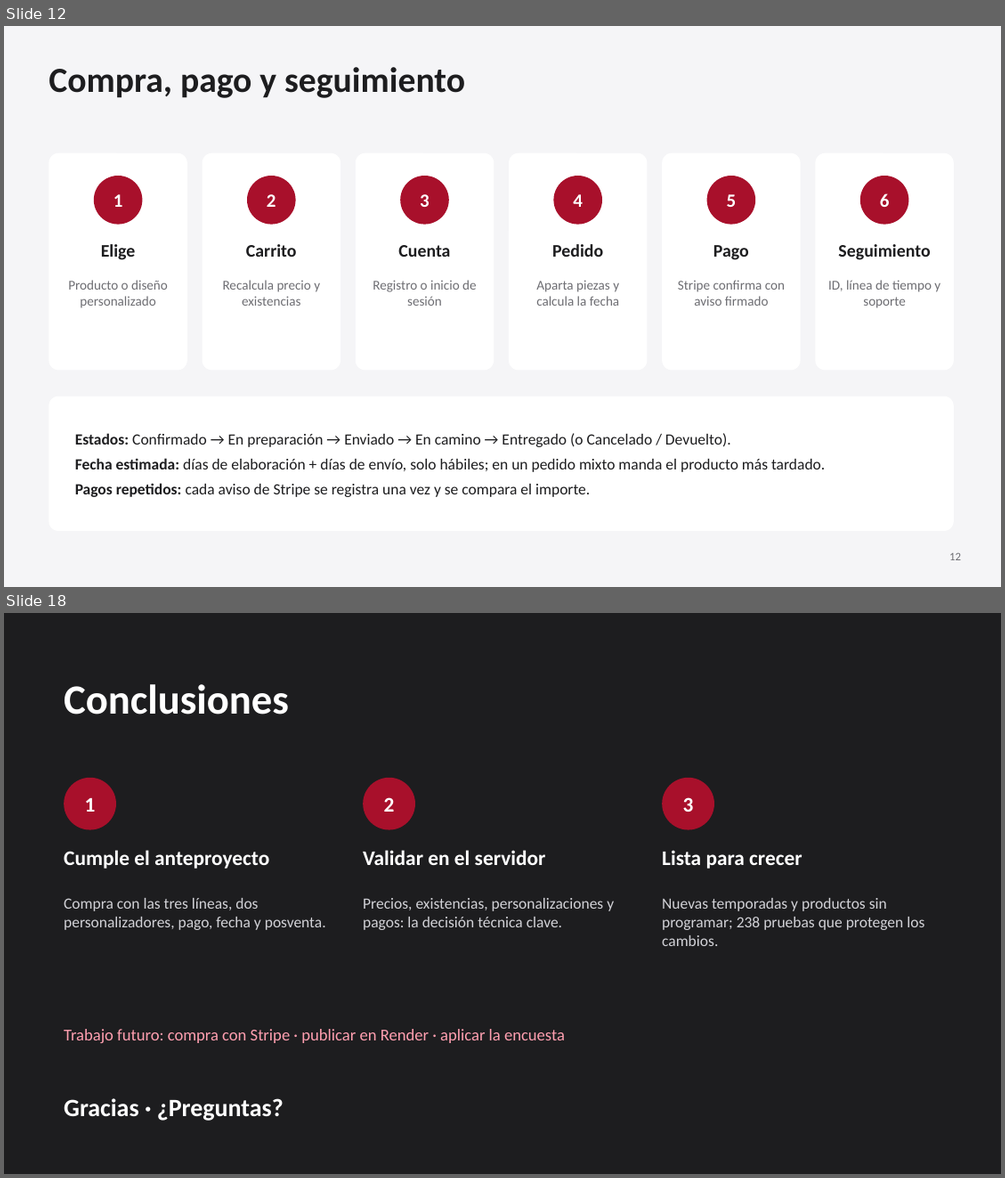
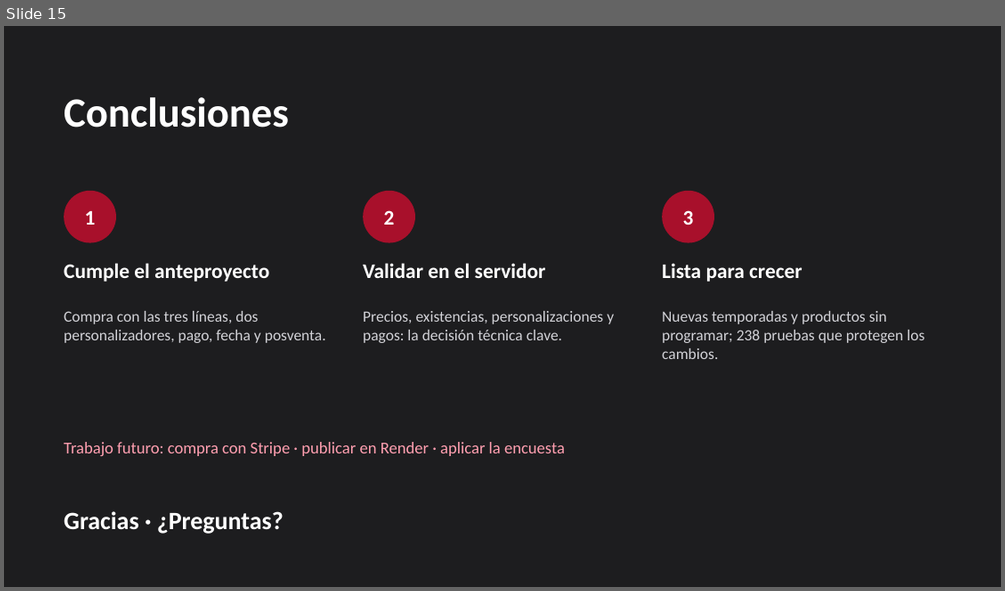
Before and after one commit to Josshuu13/TiendaWeb, a slide deck: docs/entrega/Pretexto-presentacion.pptx. Shown one above the other, each under a label of ours: slides 12 and 18 before the commit, slide 15 after it; the slides between them are not shown. The pictures are 1005x1178 and 1005x591 pixels, drawn with LibreOffice and Linux fonts; fonts in the diff are those of the drawing. Boxes give left, top, right and bottom in pixels: in the first picture for what was removed or moved away, otherwise in the second. Text is boxed around its words. In the diff, an @@ line names an element or a change of style, - is before the commit and + after.

```diff
--- a/docs/entrega/Pretexto-presentacion.pptx
+++ b/docs/entrega/Pretexto-presentacion.pptx
@@ slide 12 removed at [4, 26, 1001, 587], background #F5F5F7 @@
@@ title removed at [48, 67, 465, 98] @@
-Compra, pago y seguimiento
@@ rounded rectangle removed at [48, 153, 187, 370] @@
@@ rounded rectangle removed at [202, 153, 340, 370] @@
@@ rounded rectangle removed at [356, 153, 494, 370] @@
@@ rounded rectangle removed at [509, 153, 647, 370] @@
@@ rounded rectangle removed at [662, 153, 801, 370] @@
@@ rounded rectangle removed at [816, 153, 954, 370] @@
@@ ellipse removed at [94, 176, 142, 224] @@
-1
@@ ellipse removed at [247, 176, 296, 224] @@
-2
@@ ellipse removed at [400, 176, 449, 224] @@
-3
@@ ellipse removed at [554, 176, 602, 224] @@
-4
@@ ellipse removed at [707, 176, 755, 224] @@
-5
@@ ellipse removed at [860, 176, 909, 224] @@
-6
@@ text removed at [101, 244, 136, 260] @@
-Elige
@@ text removed at [246, 244, 297, 257] @@
-Carrito
@@ text removed at [398, 245, 450, 257] @@
-Cuenta
@@ text removed at [552, 244, 603, 257] @@
-Pedido
@@ text removed at [713, 245, 749, 260] @@
-Pago
@@ text removed at [838, 244, 930, 260] @@
-Seguimiento
@@ text removed at [68, 280, 168, 308] @@
-Producto o diseño personalizado
@@ text removed at [223, 280, 320, 305] @@
-Recalcula precio y existencias
@@ text removed at [372, 280, 476, 305] @@
-Registro o inicio de sesión
@@ text removed at [536, 280, 619, 305] @@
-Aparta piezas y calcula la fecha
@@ text removed at [678, 280, 785, 305] @@
-Stripe confirma con aviso firmado
@@ text removed at [828, 280, 940, 308] @@
-ID, línea de tiempo y soporte
@@ rounded rectangle removed at [48, 396, 954, 531] @@
@@ text removed at [75, 433, 825, 497] @@
-Estados: Confirmado → En preparación → Enviado → En camino → Entregado (o Cancelado / Devuelto).
-Fecha estimada: días de elaboración + días de envío, solo hábiles; en un pedido mixto manda el producto más tardado.
-Pagos repetidos: cada aviso de Stripe se registra una vez y se compara el importe.
@@ text removed at [949, 553, 961, 560] @@
-12
@@ what was slide 18 is now slide 15 @@
```
Also in this commit, not shown: 6 slides changed, 1 slide added, 3 other slides removed, 1 other file.
